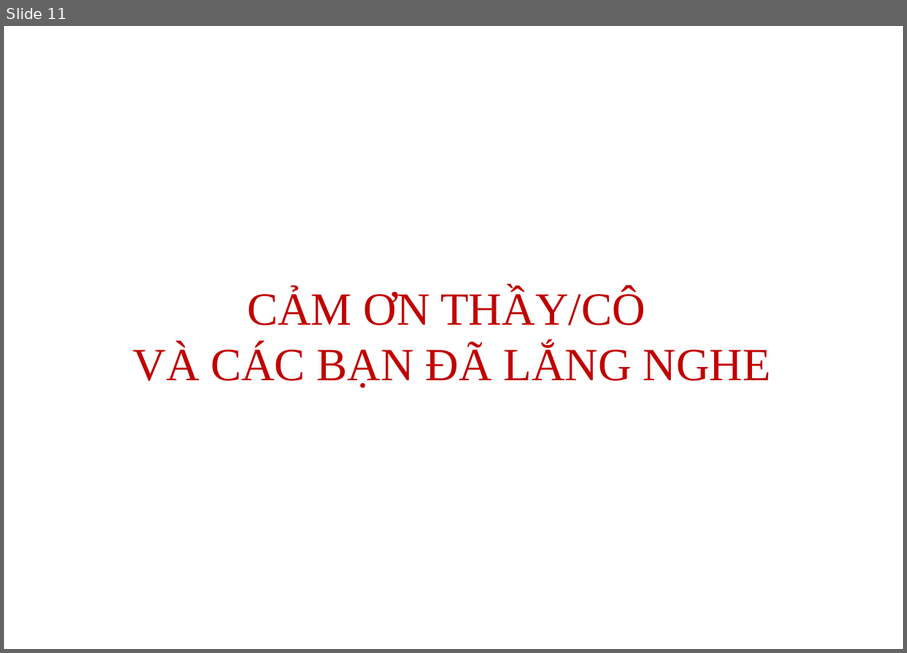
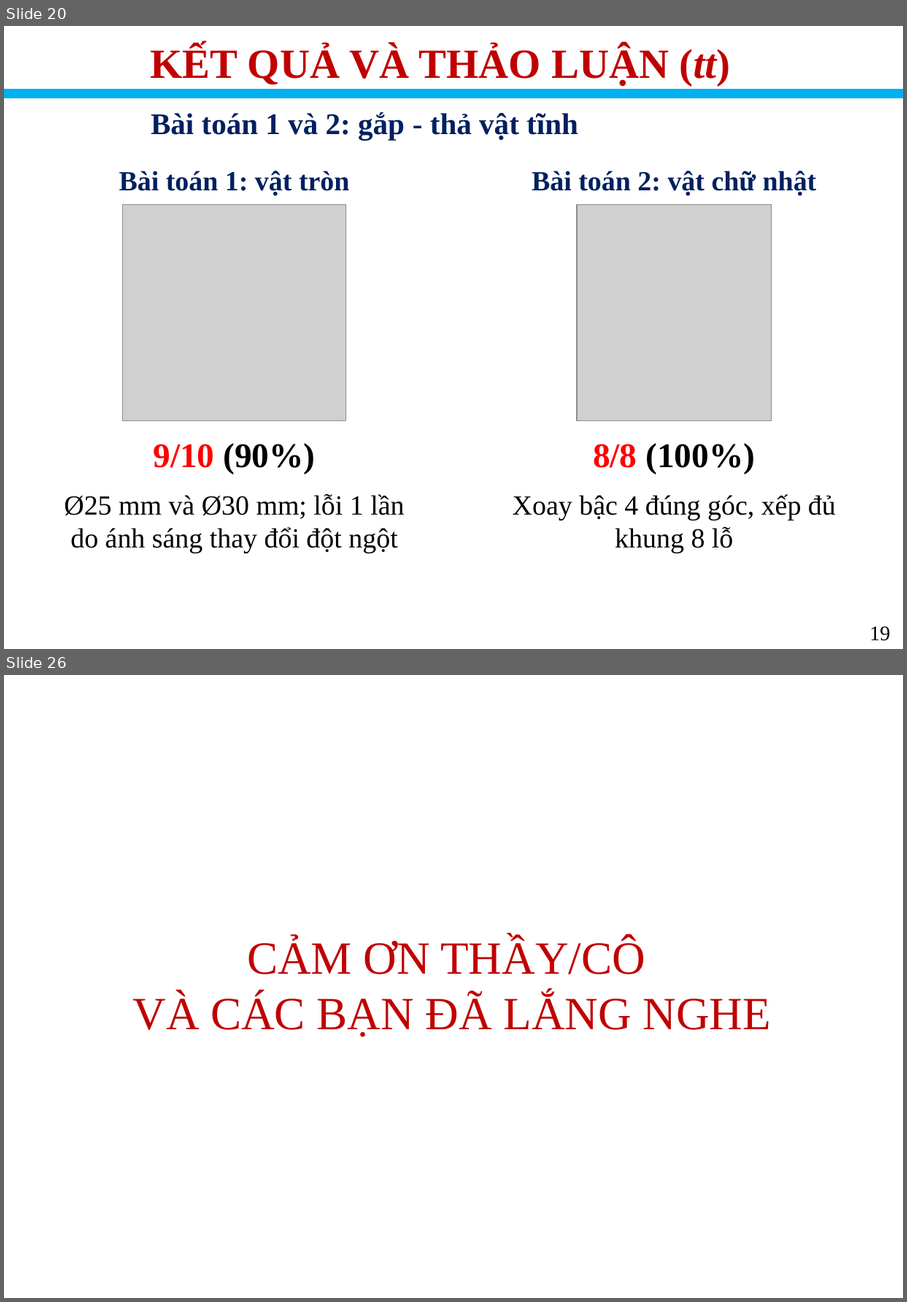
Before and after one commit to ruibi2204/Do_an_Delta.Robot_Dang_Rui_Bi, a slide deck: Thuyết minh _ Trình bày/Trình bày.pptx. Shown one above the other, each under a label of ours: slide 11 before the commit, slides 20 and 26 after it; the slides between them are not shown. The pictures are 907x653 and 907x1302 pixels, drawn with LibreOffice and Linux fonts; fonts in the diff are those of the drawing; grey boxes stand for pictures; background and template pictures are left out. Boxes give left, top, right and bottom in pixels: in the first picture for what was removed or moved away, otherwise in the second. Text is boxed around its words. In the diff, an @@ line names an element or a change of style, - is before the commit and + after.

```diff
--- a/Thuyết minh _ Trình bày/Trình bày.pptx
+++ b/Thuyết minh _ Trình bày/Trình bày.pptx
@@ slide 20 added at (4,26,903,649), background #FFFFFF @@
@@ text added at (151,46,730,86), 36 pt, text #C00000, bold @@
+KẾT QUẢ VÀ THẢO LUẬN (tt)
@@ line added from (4, 93) to (903, 93), #00B0F0 8 pt @@
@@ text added at (151,112,579,140), 26 pt, text #002060, bold @@
+Bài toán 1 và 2: gắp - thả vật tĩnh
@@ text added at (119,171,349,196), 24 pt, text #002060, bold @@
+Bài toán 1: vật tròn
@@ text added at (532,171,817,196), 24 pt, text #002060, bold @@
+Bài toán 2: vật chữ nhật
@@ picture added at (123,205,346,420) @@
@@ picture added at (577,205,771,420) @@
@@ text added at (153,443,315,473), 30 pt, text #000000, bold @@
+9/10 (90%)
@@ text added at (593,443,755,473), 30 pt, text #000000, bold @@
+8/8 (100%)
@@ text added at (64,494,404,553), 24 pt, text #000000 @@
+Ø25 mm và Ø30 mm; lỗi 1 lần do ánh sáng thay đổi đột ngột
@@ text added at (513,494,836,553), 24 pt, text #000000 @@
+Xoay bậc 4 đúng góc, xếp đủ khung 8 lỗ
@@ text added at (870,626,890,641), 18 pt, text #000000 @@
+19
@@ what was slide 11 is now slide 26 @@
```
Also in this commit, not shown: 2 slides changed, 22 other slides added, 10 slides removed, 13 other files.
